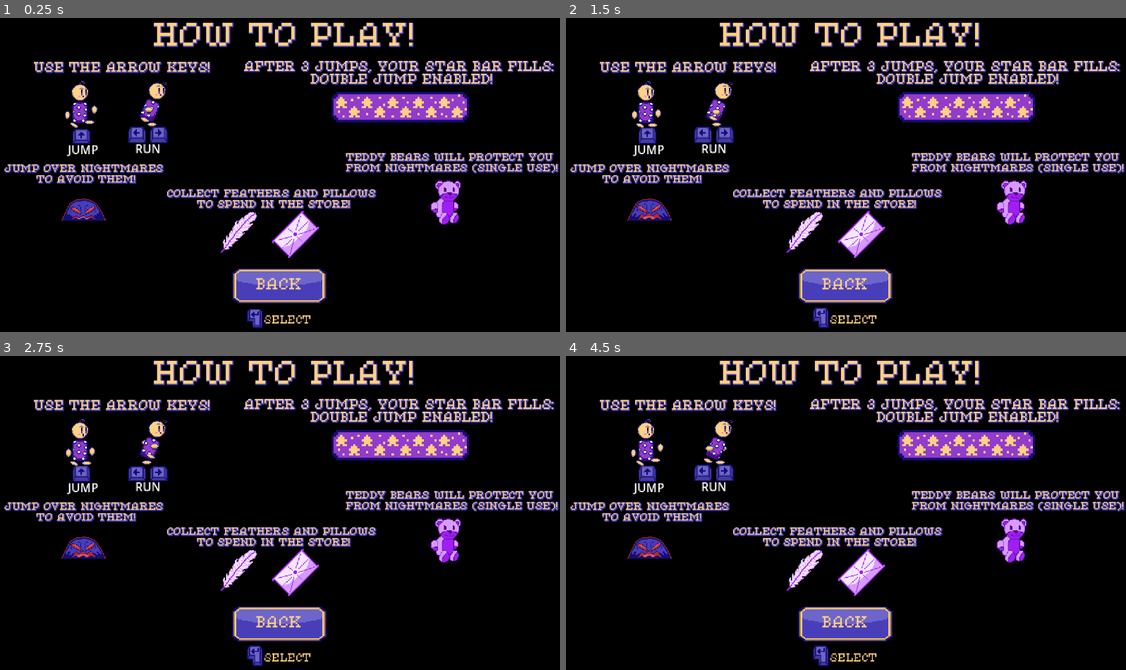
Above: before the commit, frames 1-4 (two rows, left to right).
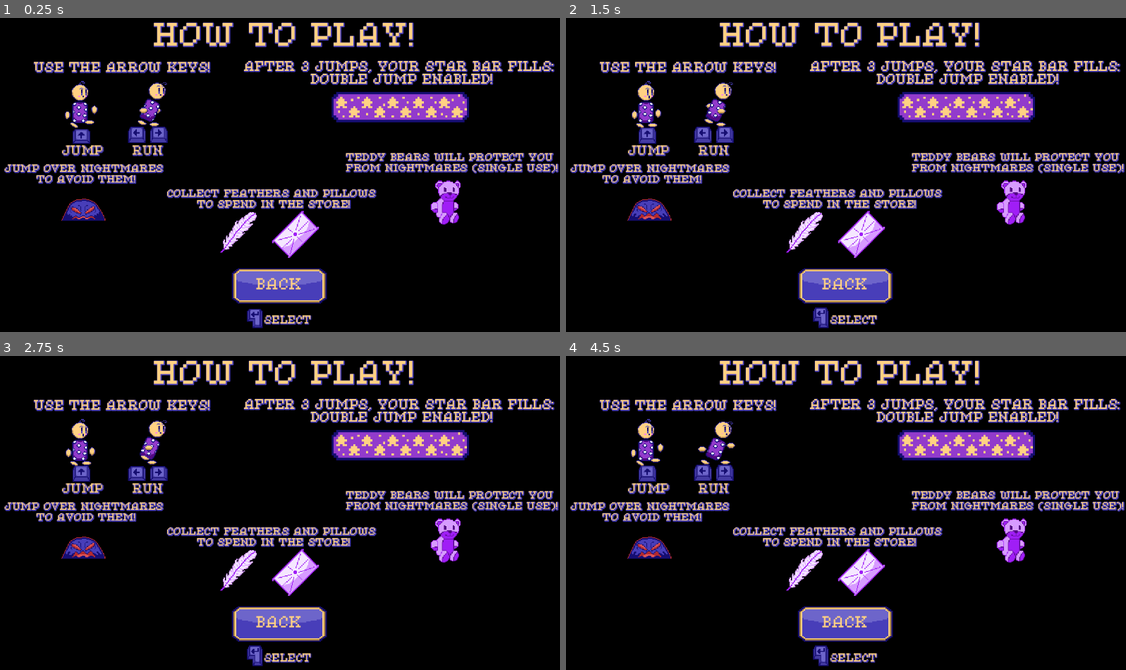
Above: after the commit, the same moments.

Repository: jacio-m/DreamRunner
Game: Godot game, scene res://HUD/tutorial.tscn
The game is run twice, just before and just after one commit, with the same random seed, the same clock (stepped at 60 frames per second) and the same inputs. This scene is started directly instead of the project's main scene.
Inputs:
- Up to frame 1 (0.25 s): no input
- Up to frame 2 (1.5 s): hold Right (ui_right) from 0.53 s (still down); tap Up (ui_up) at 0.77 s
- Up to frame 3 (2.75 s): tap Up (ui_up) at 1.52 s; release Right (ui_right) at 2.03 s; hold Left (ui_left) from 2.03 s (still down)
- Up to frame 4 (4.5 s): release Left (ui_left) at 2.78 s; hold Right (ui_right) 2.78-4.28 s; tap Up (ui_up) at 3.02, 3.77 s; hold Left (ui_left) from 4.28 s (still down)

The runs differ from the first frame. In frame 1, 0.7% of the frame differs, in the area x 10-56%, y 26-98%; in frame 2, 0.7%; in frame 3, 0.7%; in frame 4, 0.9%, in the area x 10-56%, y 20-98%.

Commit message:
Added SFX for Teddy Bear
Added SFX for the teddy bear pickup and made pillows and teddy bears a bit rarer

Diff:
--- a/HUD/tutorial.tscn
+++ b/HUD/tutorial.tscn
@@ -327,6 +327,8 @@
 offset_bottom = 639.0
 scale = Vector2(1.3, 1.3)
 theme_override_colors/font_color = Color(1, 0.819608, 0.513726, 1)
+theme_override_colors/font_shadow_color = Color(0.282353, 0.243137, 0.72549, 1)
+theme_override_constants/shadow_outline_size = 3
 theme_override_fonts/font = ExtResource("3_bir4d")
 text = "SELECT"
 
@@ -339,7 +341,7 @@
 position = Vector2(173, 184)
 scale = Vector2(1.5, 1.5)
 sprite_frames = SubResource("SpriteFrames_pdjei")
-frame_progress = 0.276526
+frame_progress = 0.295717
 
 [node name="UpKey" type="AnimatedSprite2D" parent="ChildJump"]
 position = Vector2(1, 42)
@@ -347,10 +349,14 @@
 animation = &"Up Key"
 
 [node name="JumpLabel" type="Label" parent="ChildJump"]
-offset_left = -16.6667
-offset_top = 48.6667
-offset_right = 25.3333
-offset_bottom = 71.6667
+offset_left = -25.3333
+offset_top = 54.6667
+offset_right = 31.6667
+offset_bottom = 77.6667
+theme_override_colors/font_color = Color(1, 0.819608, 0.513726, 1)
+theme_override_colors/font_shadow_color = Color(0.282353, 0.243137, 0.72549, 1)
+theme_override_constants/shadow_outline_size = 3
+theme_override_fonts/font = ExtResource("3_bir4d")
 text = "JUMP"
 
 [node name="ChildRun" type="AnimatedSprite2D" parent="."]
@@ -358,26 +364,31 @@
 scale = Vector2(1.5, 1.5)
 sprite_frames = SubResource("SpriteFrames_nuewf")
 animation = &"Running"
-frame_progress = 0.975373
+frame_progress = 0.00748152
 
 [node name="RunLabel" type="Label" parent="ChildRun"]
-offset_left = -22.0
-offset_top = 50.0
-offset_right = 20.0
-offset_bottom = 73.0
+offset_left = -26.0
+offset_top = 57.3333
+offset_right = 17.0
+offset_bottom = 80.3333
+theme_override_colors/font_color = Color(1, 0.819608, 0.513726, 1)
+theme_override_colors/font_shadow_color = Color(0.282353, 0.243137, 0.72549, 1)
+theme_override_constants/outline_size = 0
+theme_override_constants/shadow_outline_size = 3
+theme_override_fonts/font = ExtResource("3_bir4d")
 text = "RUN"
 
 [node name="RightKey" type="AnimatedSprite2D" parent="ChildRun"]
 position = Vector2(10, 43)
 sprite_frames = SubResource("SpriteFrames_1owce")
 animation = &"Right Key"
-frame_progress = 0.536732
+frame_progress = 0.549647
 
 [node name="LeftKey" type="AnimatedSprite2D" parent="ChildRun"]
 position = Vector2(-20, 43)
 sprite_frames = SubResource("SpriteFrames_8ilqp")
 animation = &"Left Key"
-frame_progress = 0.786536
+frame_progress = 0.799457
 
 [node name="DoubleJump" type="TextureProgressBar" parent="."]
 offset_left = 686.0
--- a/Levels/Scenes/main.tscn
+++ b/Levels/Scenes/main.tscn
@@ -11,6 +11,7 @@
 [ext_resource type="Texture2D" uid="uid://2ux5yd301bh4" path="res://Levels/Sprites/cloudparticle.png" id="9_e5b45"]
 [ext_resource type="AudioStream" uid="uid://xp7up1ii6a52" path="res://Sounds/shine-2-268904.mp3" id="10_513b0"]
 [ext_resource type="AudioStream" uid="uid://bwpcj12udotbh" path="res://Sounds/item_collected.ogg" id="11_dk07v"]
+[ext_resource type="AudioStream" uid="uid://bgi8lp3h1evcn" path="res://Sounds/squeaky-toy-1-6059.mp3" id="12_sbuv8"]
 
 [node name="Main" type="Node"]
 script = ExtResource("1_3ysta")
@@ -62,3 +63,6 @@
 [node name="ItemCollectedSound" type="AudioStreamPlayer" parent="."]
 stream = ExtResource("11_dk07v")
 volume_db = 5.0
+
+[node name="TeddyBearSound" type="AudioStreamPlayer" parent="."]
+stream = ExtResource("12_sbuv8")
--- a/Levels/level.gd
+++ b/Levels/level.gd
@@ -128,13 +128,13 @@
 	if items.is_empty() or last_item.position.x < $Camera2D.position.x + randi_range(100, 500):
 		var item_type
 		var item_prob = randi() % 100
-		if item_prob >= 10:
+		if item_prob < 89:
 			item_type = feather_item
-		elif item_prob < 10:
-			if randi() % 4 > 1:
-				item_type = pillow_item
-			else:
-				item_type = teddy_bear_item
+		elif item_prob < 98:
+			item_type = pillow_item
+		else:
+			item_type = teddy_bear_item
+
 		var item = item_type.instantiate()
 		var item_x: int = $Camera2D.position.x + screen_size.x + randi_range(300, 2000)
 		var item_y: int = $Camera2D.position.y - randi_range(10, 30)
@@ -158,7 +158,7 @@
 	elif item.scene_file_path == teddy_bear_item.resource_path:
 		item.body_entered.connect(func(body):
 			if body.name == "Player":
-				$ItemCollectedSound.play()
+				$TeddyBearSound.play()
 				$Player.shield = true
 				$HUD.get_node("ShieldOn").visible = true
 				remove_item(item)
@@ -189,6 +189,7 @@
 			if $Player.shield == false:
 				game_over()
 			else:
+				$TeddyBearSound.play()
 				$Player.shield = false
 				$HUD.get_node("ShieldOn").visible = false
 
Not shown: 1 places in Levels/Scenes/main.tscn that only renumber resources
Not shown, added: Sounds/squeaky-toy-1-6059.mp3.import
Not shown, added: Sounds/squeaky-toy-1-6059.mp3
